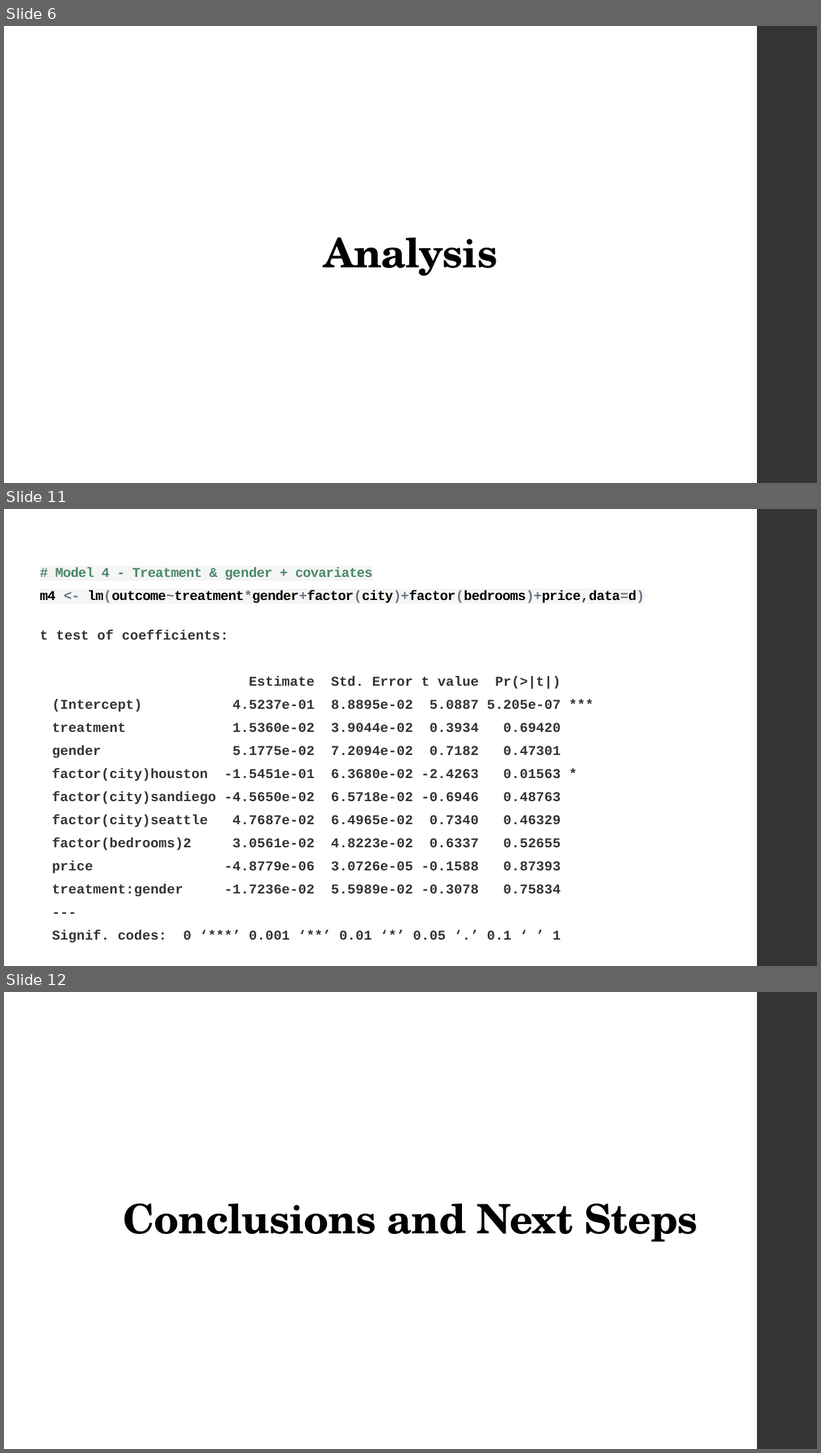
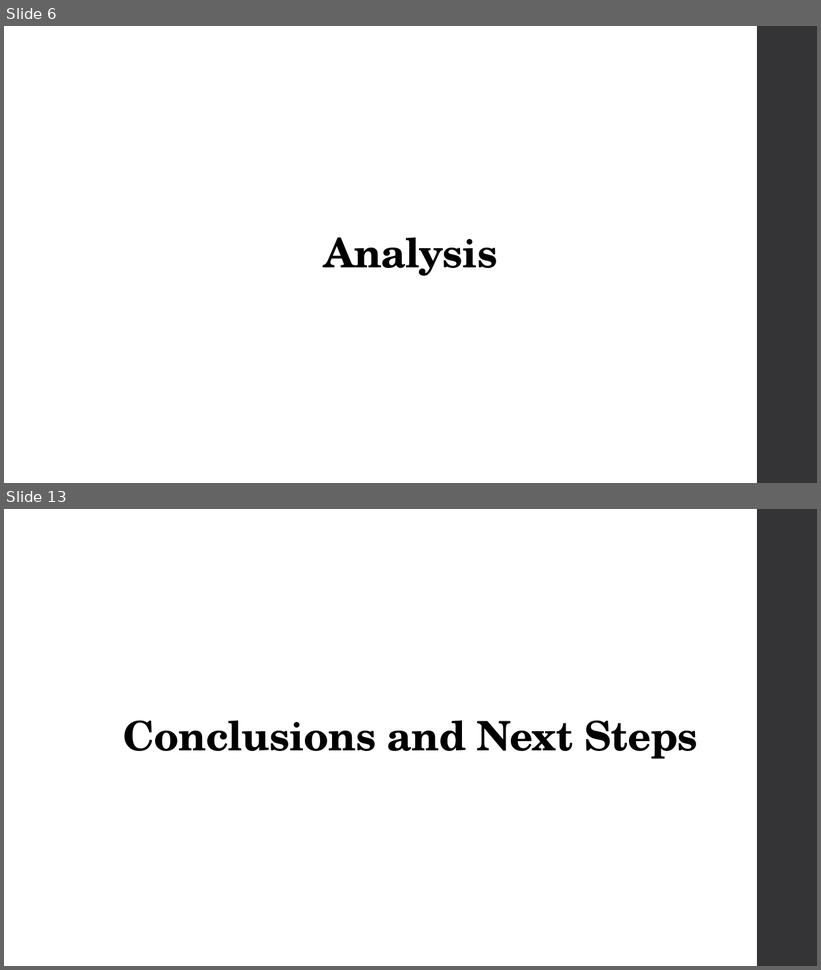
Before and after one commit to ChrisMcPherson/mids-w241-final, a slide deck: Presentation/Basic Data and Analysis.pptx. Shown one above the other, each under a label of ours: slides 6, 11 and 12 before the commit, slides 6 and 13 after it; the slides between them are not shown. The pictures are 821x1453 and 821x970 pixels, drawn with LibreOffice and Linux fonts; fonts in the diff are those of the drawing. Boxes give left, top, right and bottom in pixels: in the first picture for what was removed or moved away, otherwise in the second. Text is boxed around its words. In the diff, an @@ line names an element or a change of style, - is before the commit and + after.

```diff
--- a/Presentation/Basic Data and Analysis.pptx
+++ b/Presentation/Basic Data and Analysis.pptx
@@ slide 11 removed at (4,509,817,966), background #FFFFFF; not listed: 1 template element that a slide beside it also shows @@
@@ title removed at (40,567,645,874) @@
-# Model 4 - Treatment & gender + covariates
-m4 <- lm(outcome~treatment*gender+factor(city)+factor(bedrooms)+price,data=d)
@@ text removed at (40,630,561,897) @@
-t test of coefficients:
-Estimate Std. Error t value Pr(>|t|)
-(Intercept) 4.5237e-01 8.8895e-02 5.0887 5.205e-07 ***
-treatment 1.5360e-02 3.9044e-02 0.3934 0.69420
-gender 5.1775e-02 7.2094e-02 0.7182 0.47301
-factor(city)houston -1.5451e-01 6.3680e-02 -2.4263 0.01563 *
-factor(city)sandiego -4.5650e-02 6.5718e-02 -0.6946 0.48763
-factor(city)seattle 4.7687e-02 6.4965e-02 0.7340 0.46329
-factor(bedrooms)2 3.0561e-02 4.8223e-02 0.6337 0.52655
-price -4.8779e-06 3.0726e-05 -0.1588 0.87393
-treatment:gender -1.7236e-02 5.5989e-02 -0.3078 0.75834
----
-Signif. codes: 0 ‘***’ 0.001 ‘**’ 0.01 ‘*’ 0.05 ‘.’ 0.1 ‘ ’ 1
@@ what was slide 12 is now slide 13 @@
```
Also in this commit, not shown: 6 slides added, 4 other slides removed, 2 other files.
